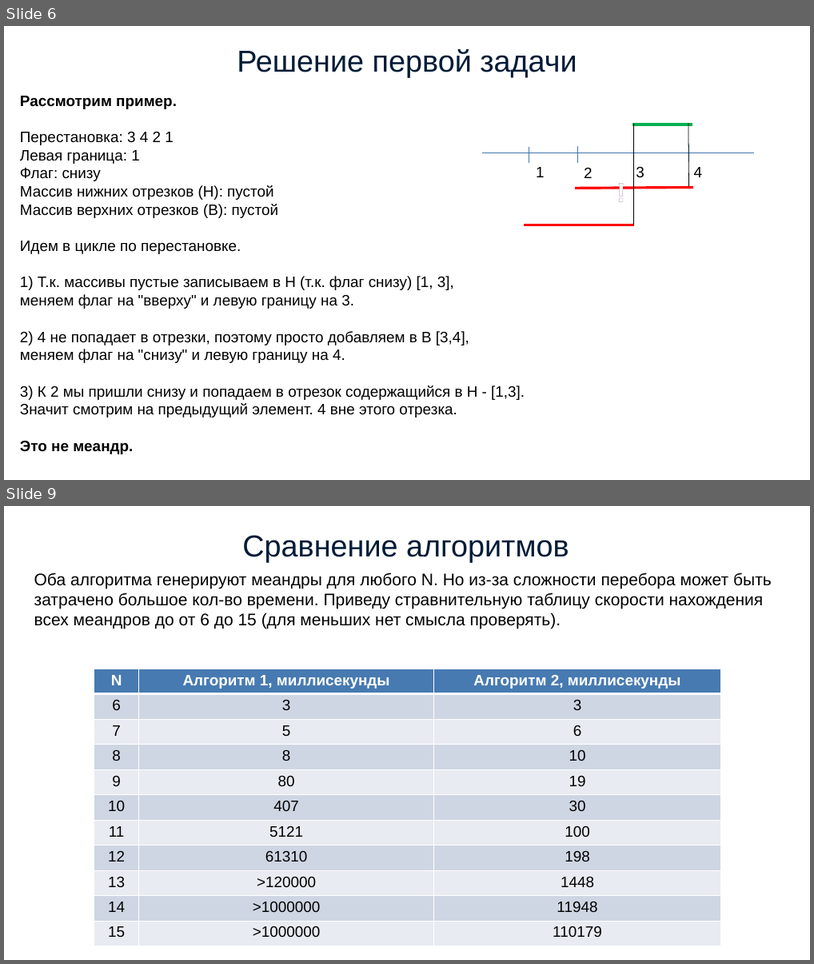
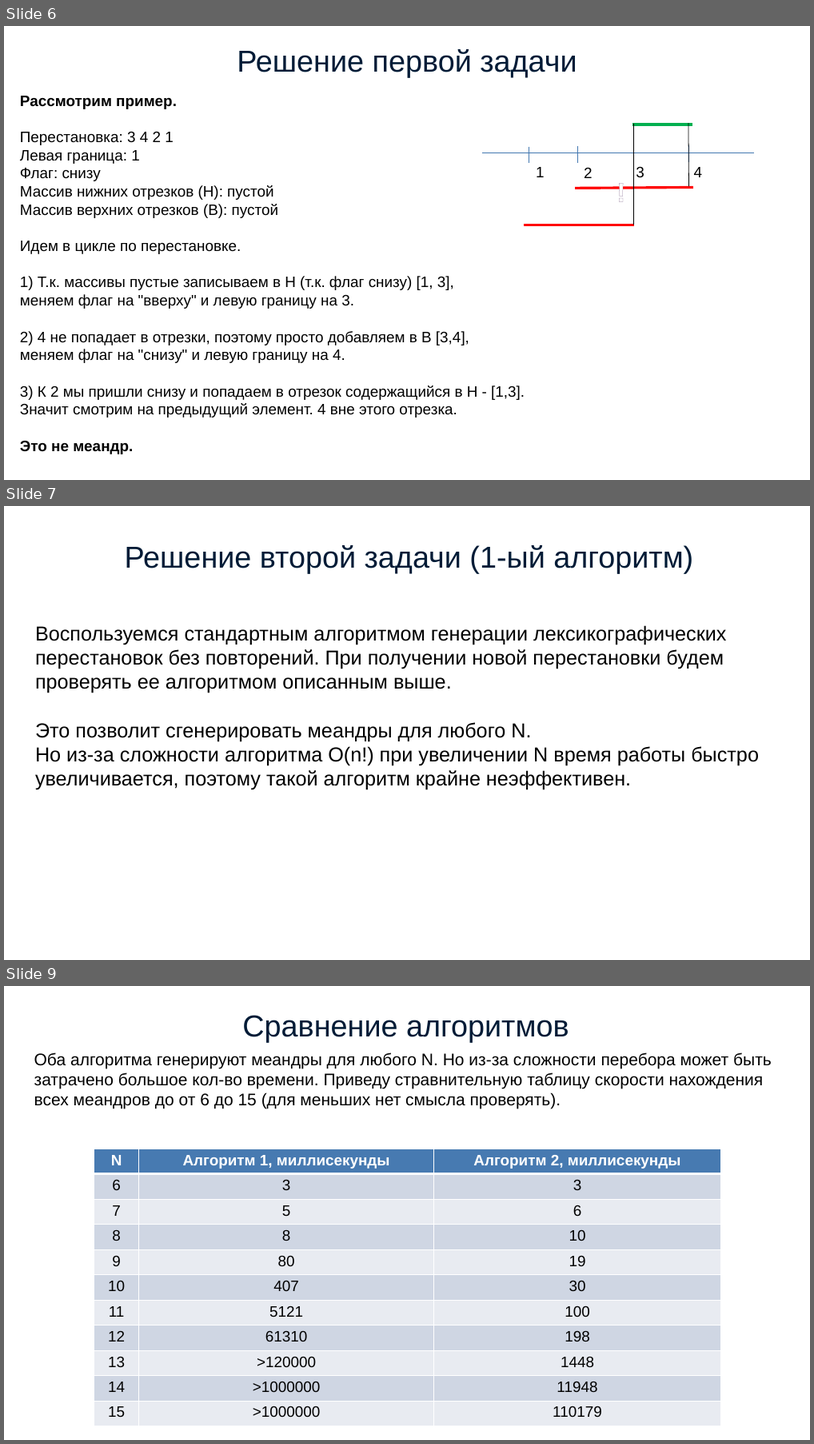
Before and after one commit to simonvar/Meanders, a slide deck: documents/presentation.pptx. Shown one above the other, each under a label of ours: slides 6 and 9 before the commit, slides 6, 7 and 9 after it; the slides between them are not shown. The pictures are 814x964 and 814x1444 pixels, drawn with LibreOffice and Linux fonts; fonts in the diff are those of the drawing. Boxes give left, top, right and bottom in pixels: in the first picture for what was removed or moved away, otherwise in the second. Text is boxed around its words. In the diff, an @@ line names an element or a change of style, - is before the commit and + after.

```diff
--- a/documents/presentation.pptx
+++ b/documents/presentation.pptx
@@ slide 7 added at (x1=4, y1=506, x2=810, y2=960), background #FFFFFF @@
@@ title added at (x1=125, y1=545, x2=694, y2=573), 36 pt, text #001B36 @@
+Решение второй задачи (1-ый алгоритм)
@@ text added at (x1=35, y1=625, x2=759, y2=790), 24 pt, text #000000 @@
+Воспользуемся стандартным алгоритмом генерации лексикографических перестановок без повторений. При получении новой перестановки будем проверять ее алгоритмом описанным выше.
+Это позволит сгенерировать меандры для любого N.
+Но из-за сложности алгоритма O(n!) при увеличении N время работы быстро увеличивается, поэтому такой алгоритм крайне неэффективен.
```
Also in this commit, not shown: 3 slides changed, 1 other slide added, 2 slides removed, 1 other file.
